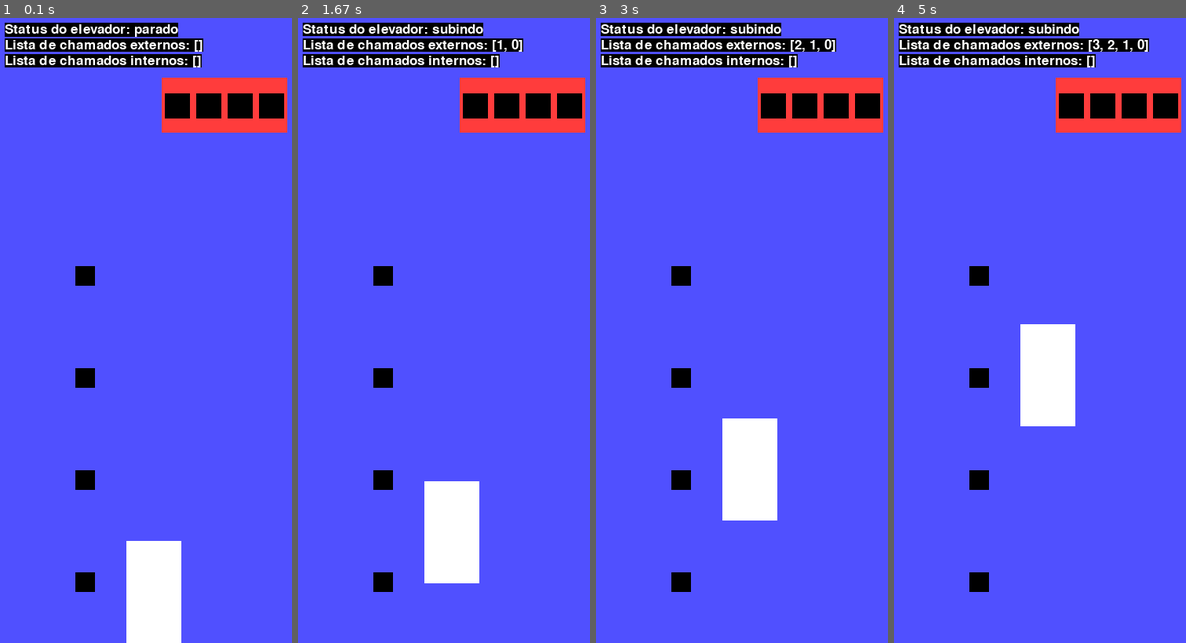
Above: before the commit, frames 1-4 (left to right).
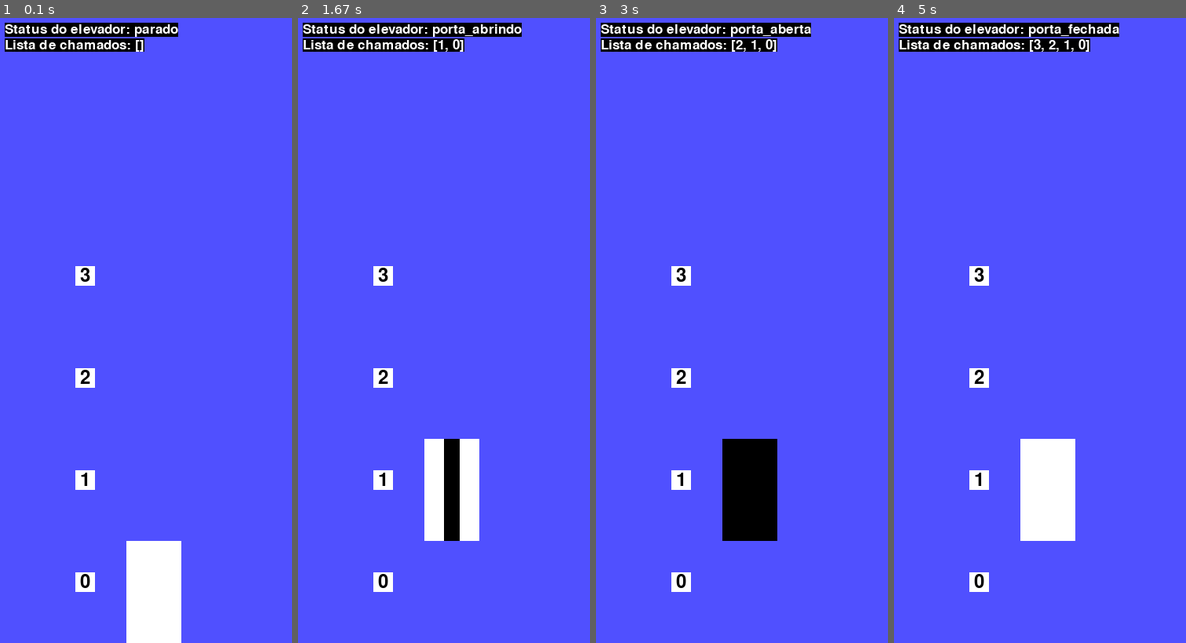
Above: after the commit, the same moments.

Repository: murilofcorso/elevador-pygame
Game: pygame game, started from elevador/tela.py
Same seed, same stepped clock (60 frames per second), same inputs: the game is played once before the commit and once after it.
Inputs (mouse positions are in pixels of both pictures, inside the frame that each line leads up to):
- Up to frame 1 (0.1 s): no input
- Up to frame 2 (1.67 s): click (382, 480) at 0.38 s; click (382, 580) at 0.72 s
- Up to frame 3 (3 s): click (680, 380) at 2.05 s
- Up to frame 4 (5 s): click (978, 274) at 3.38 s; click (978, 480) at 4.72 s

The runs differ from the first frame. In frame 1, 6.4% of the frame differs, in the area x 1-99%, y 3-92%; in frame 2, 10%; in frame 3, 11%; in frame 4, 13%, in the area x 1-99%, y 0-92%.

Commit message:
menu com maquina de doces e elevador

Diff:
--- a/chamador.py
+++ b/elevador/chamador.py
@@ -18,7 +18,12 @@
         self.elevador.adicionar_chamado(self.andar)
 
     def desenhar(self):
-        self.image.fill("black")
+        self.image.fill("white")
+        font = pygame.font.SysFont(None, 36)
+        text_render = font.render(str(self.andar), True, (0, 0, 0))
+        text_rect = text_render.get_rect()
+        text_rect.center = (self.largura // 2, self.largura // 2)
+        self.image.blit(text_render, text_rect)
 
     def checar_click(self):
         if self.evento.type == pygame.MOUSEBUTTONDOWN:
--- a/elevador.py
+++ b/elevador/elevador.py
@@ -36,9 +36,9 @@
 
         if self.status in ("subindo", "descendo", "parado"):
             if self.rect.bottom > self.tela.get_height() - (destino * self.altura):
-                self.rect.y -= 1
+                self.rect.y -= 2
             elif self.rect.bottom < self.tela.get_height() - (destino * self.altura):
-                self.rect.y += 1
+                self.rect.y += 2
             else:
                 self.status = "parado"
                 if (len(self.chamados) > 0) or (len(self.chamados_internos) > 0):
@@ -125,6 +125,8 @@
             else:
                 return self.andar_atual
         else:
+            if self.andar_atual != 0:
+                self.adicionar_chamado(0)
             return self.andar_atual
 
 
@@ -133,5 +135,5 @@
         self.desenhar()
         self.mover(self.retornar_proximo_chamado())
         debug(f"Status do elevador: {self.status}")
-        debug(f"Lista de chamados externos: {self.chamados}", y=30)
-        debug(f"Lista de chamados internos: {self.chamados_internos}", y=50)
+        debug(f"Lista de chamados: {self.chamados}", y=30)
+        # debug(f"Lista de chamados internos: {self.chamados_internos}", y=50)
--- a/tela.py
+++ b/elevador/tela.py
@@ -28,7 +28,7 @@
 c2 = Chamador(tela, e, 2)
 c3 = Chamador(tela, e, 3)
 
-p = Painel(tela, e, 4)
+# p = Painel(tela, e, 4)
 
 
 # Loop principal do jogo
@@ -48,14 +48,14 @@
     tela.blit(c1.image, c1.rect.topleft)
     tela.blit(c2.image, c2.rect.topleft)
     tela.blit(c3.image, c3.rect.topleft)
-    tela.blit(p.image, p.rect.topleft)
+    # tela.blit(p.image, p.rect.topleft)
 
     # updates
     c0.update(ultimo_evento)
     c1.update(ultimo_evento)
     c2.update(ultimo_evento)
     c3.update(ultimo_evento)
-    p.update(ultimo_evento)
+    # p.update(ultimo_evento)
     e.update()
 
     # Atualize a tela
--- /dev/null
+++ b/main.py
@@ -0,0 +1,26 @@
+import tkinter as tk
+from tkinter import messagebox
+import subprocess
+
+def abrir_projeto_maquina_de_doces():
+    subprocess.Popen(['python', 'C:/Users/muril/OneDrive/Área de Trabalho/usjt/atividades/atividades-calvetti/Murilo F Corso - 823129492 - TeorComp/elevador/maquina-de-doces/main.py'])
+
+def abrir_projeto_elevador():
+    subprocess.Popen(['python', 'C:/Users/muril/OneDrive/Área de Trabalho/usjt/atividades/atividades-calvetti/Murilo F Corso - 823129492 - TeorComp/elevador/elevador/tela.py'])
+
+def criar_interface():
+    root = tk.Tk()
+    root.title("Escolha o projeto")
+
+    # Função para abrir o projeto da máquina de doces ao clicar no botão
+    botao_maquina_de_doces = tk.Button(root, text="Máquina de Doces", command=abrir_projeto_maquina_de_doces)
+    botao_maquina_de_doces.pack()
+
+    # Função para abrir o projeto do elevador ao clicar no botão
+    botao_elevador = tk.Button(root, text="Elevador", command=abrir_projeto_elevador)
+    botao_elevador.pack()
+
+    root.mainloop()
+
+if __name__ == "__main__":
+    criar_interface()
--- /dev/null
+++ b/maquina-de-doces/main.py
@@ -0,0 +1,7 @@
+from maquina_de_doces import MaquinaDeDoces
+from usuario import Usuario
+
+u = Usuario()
+maquina = MaquinaDeDoces(u)
+
+maquina.iniciar()
--- /dev/null
+++ b/maquina-de-doces/maquina_de_doces.py
@@ -0,0 +1,69 @@
+import os
+import time
+
+
+class MaquinaDeDoces:
+    def __init__(self, usuario):
+        self.usuario = usuario
+        self.doces = {
+            "bombom": (1, 6),
+            "kitkat": (2, 7),
+            "snickers" : (3, 8)
+        }
+        self.valores_aceitos = (1, 2, 5)
+        self.entrada = None
+
+
+    def _exibir_menu_dinheiro(self):
+        os.system("cls")
+        if self.usuario.saldo >= 6:
+            valor_inserido = int(input(f"""Quanto de dinheiro você vai querer adicionar\n R$1,00 \n R$2,00 \n R$5,00 \n O seu saldo é de R${self.usuario.saldo},00\n0 - Comprar Doce\n""" ))
+            podeComprar = True
+        else:
+            podeComprar = False
+            valor_inserido = int(input(f"""Quanto de dinheiro você vai querer adicionar\n R$1,00 \n R$2,00 \n R$5,00 \n O seu saldo é de R${self.usuario.saldo},00\n""" ))
+        if valor_inserido in self.valores_aceitos:
+            self.usuario.saldo += valor_inserido
+        elif valor_inserido != 0:
+            print("\nO VALOR INSERIDO NÃO É ACEITO\n")
+            time.sleep(1)
+
+        if self.usuario.saldo >= 8 or (valor_inserido == 0 and podeComprar):
+            self._exibir_menu_doce()
+        else:
+            self._exibir_menu_dinheiro()
+
+
+    def _exibir_menu_doce(self):
+        os.system("cls")
+        doces_compraveis = []
+        for doce in self.doces:
+            if self.usuario.saldo >= self.doces[doce][1]:
+                print(f"{self.doces[doce][0]} -- {doce}: R${self.doces[doce][1]:.2f}")
+                doces_compraveis.append(self.doces[doce][0])
+        if self.usuario.saldo < 8:
+            doce_escolhido = int(input(f"\nO seu saldo é de R${self.usuario.saldo}\nEscolha seu doce sabiamente(0 - Voltar): "))
+            podeVoltar = True
+        else:
+            doce_escolhido = int(input(f"\nO seu saldo é de R${self.usuario.saldo}\nEscolha seu doce sabiamente: "))
+            podeVoltar = False
+        for doce in self.doces:
+            if doce_escolhido == self.doces[doce][0] and self.usuario.saldo >= self.doces[doce][1]:
+                print(f"{doce} liberado")
+                self.usuario.saldo -= self.doces[doce][1]
+        if doce_escolhido == 0 and podeVoltar:
+            self._exibir_menu_dinheiro()
+        elif doce_escolhido not in doces_compraveis:
+            print("Insira um valor válido")
+            time.sleep(1)
+            self._exibir_menu_doce()
+        else:
+            self._exibir_saida()
+
+
+    def _exibir_saida(self):
+        print(f"Seu troco é de: {self.usuario.saldo}")
+
+
+    def iniciar(self):
+        self._exibir_menu_dinheiro()
--- /dev/null
+++ b/maquina-de-doces/usuario.py
@@ -0,0 +1,3 @@
+class Usuario:
+    def __init__(self):
+        self.saldo = 0
Binary file added: elevador/AFD.jpg
Renamed: debug.py -> elevador/debug.py
Renamed: painel.py -> elevador/painel.py
